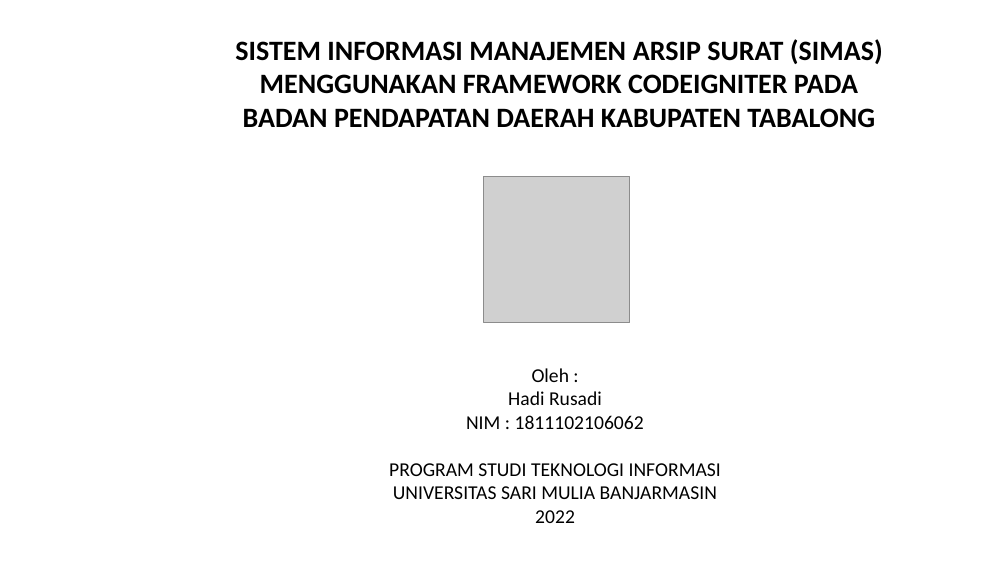
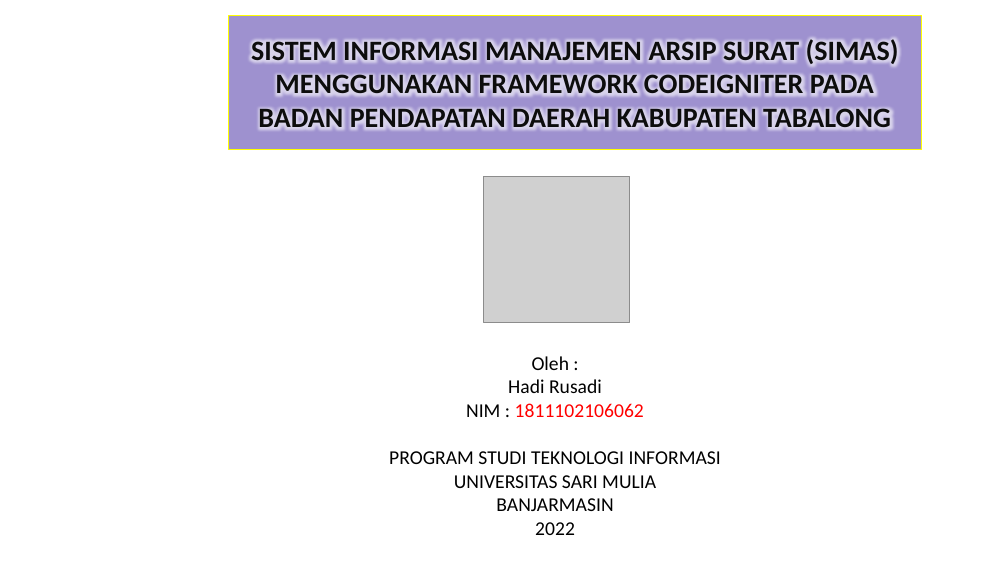
Before and after one commit to Rusadi-0/KULIAH, a slide deck: slide 1 of sip/sidang.pptx. Drawn at 1008x567 pixels with LibreOffice and Linux fonts; fonts in the diff are those of the drawing; grey boxes stand for pictures; background and template pictures are left out. Boxes give left, top, right and bottom in pixels: in the first picture for what was removed or moved away, otherwise in the second. Text is boxed around its words. In the diff, an @@ line names an element or a change of style, - is before the commit and + after.

```diff
--- a/sip/sidang.pptx
+++ b/sip/sidang.pptx
@@ title "SISTEM INFORMASI MANAJEMEN ARSIP SURAT ...": place and size @@
-title "SISTEM INFORMASI MANAJEMEN ARSIP SURAT ..." at <box>235,39,883,128</box>
+title "SISTEM INFORMASI MANAJEMEN ARSIP SURAT ..." at <box>229,16,922,150</box>
@@ title "SISTEM INFORMASI MANAJEMEN ARSIP SURAT ..." at <box>229,16,922,150</box>: text colour #000000 to #0D0D0D; fill none to #462DA3 at 52% opacity; outline none to #FFFF00 1 pt @@
@@ text at <box>466,403,644,417</box>: text colour #000000 to #FF0000 in "1811102106062" @@
@@ text at <box>454,475,656,511</box>: text changed @@
-UNIVERSITAS SARI MULIA BANJARMASIN
+UNIVERSITAS SARI MULIA
+BANJARMASIN
```
Also in this commit, not shown: 1 other slide changed, 4 slides added, 9 slides removed, 5 other files.
